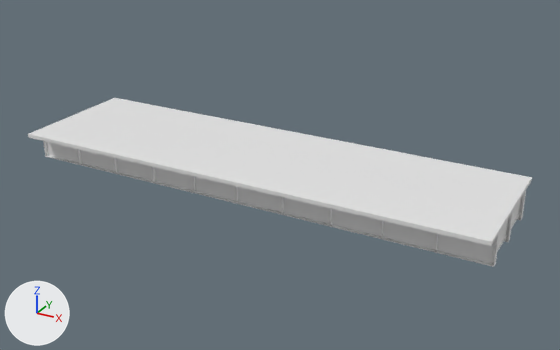
The OBJ model IFC/Steel/Darbhanga/Sup_Str/D_30_2L_NF_S/model.obj: old version first, new version second.
Camera for both pictures: a 50 mm camera at (36.9, -37.6, 18.8) aimed at (16.1, 0.2, -0.1). Lighting does not change. The marker at lower left points along +X, +Y and +Z. The older version comes first. Where no turn or scale is listed for an object, it has been applied to the vertices. Vertices at exactly the same position are counted once.

Names of what the first picture shows: 'model'.
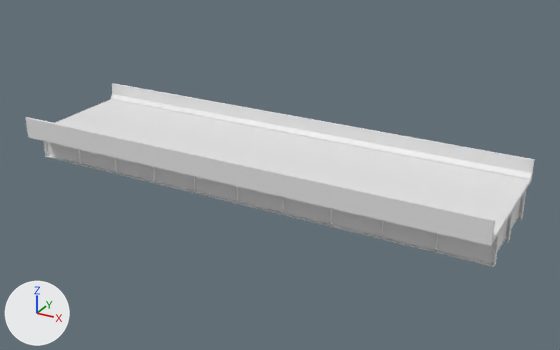
Pixel boxes [x1, y1, x2, y2] of what changed, in the pictures (560 x 350 px):
'model', reshaped (9% taller): before [28, 98, 532, 267]; after [26, 83, 535, 267]
part 1 of me_model, added: after [26, 83, 535, 242]

What changed in the scene script:
```text
Change me_model:
    used by ob_model
    remove me_model.from_pydata(...)  # 1496 vertices, 2580 faces; spans x 0.0..30.0, y -4.3..4.3, z -0.9..1.1
    add me_model.from_pydata(...)  # 1524 vertices, 2624 faces; spans x 0.0..30.0, y -4.3..4.3, z -0.9..2.2
    me_model part 1
    16 vertices are added at x 0.0..30.0, y -4.3..4.3, z 1.1..2.2
    12 new vertices lie (30.0, 0.0, 0.0) away from vertices in x 0.0, y -4.1..4.1, z 1.1..2.2
    44 new faces join them
```
